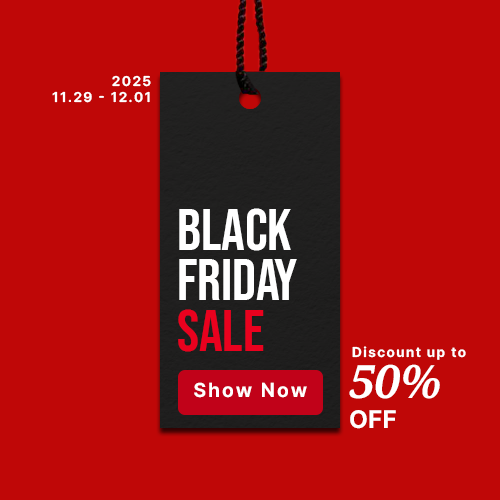
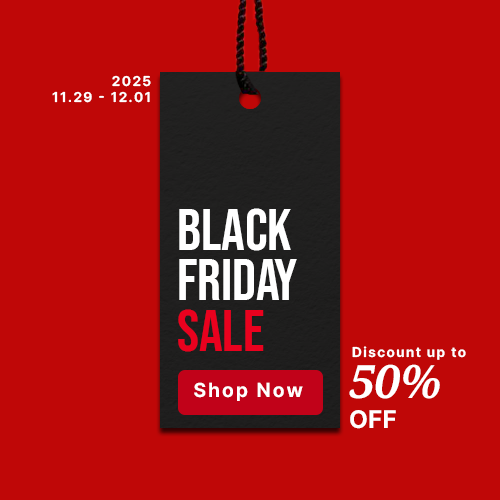
Layered file, before and after one edit (500×500). Changes by layer:
renamed "Show Now" to "Shop Now", painted on it over box(236, 382, 307, 401)
